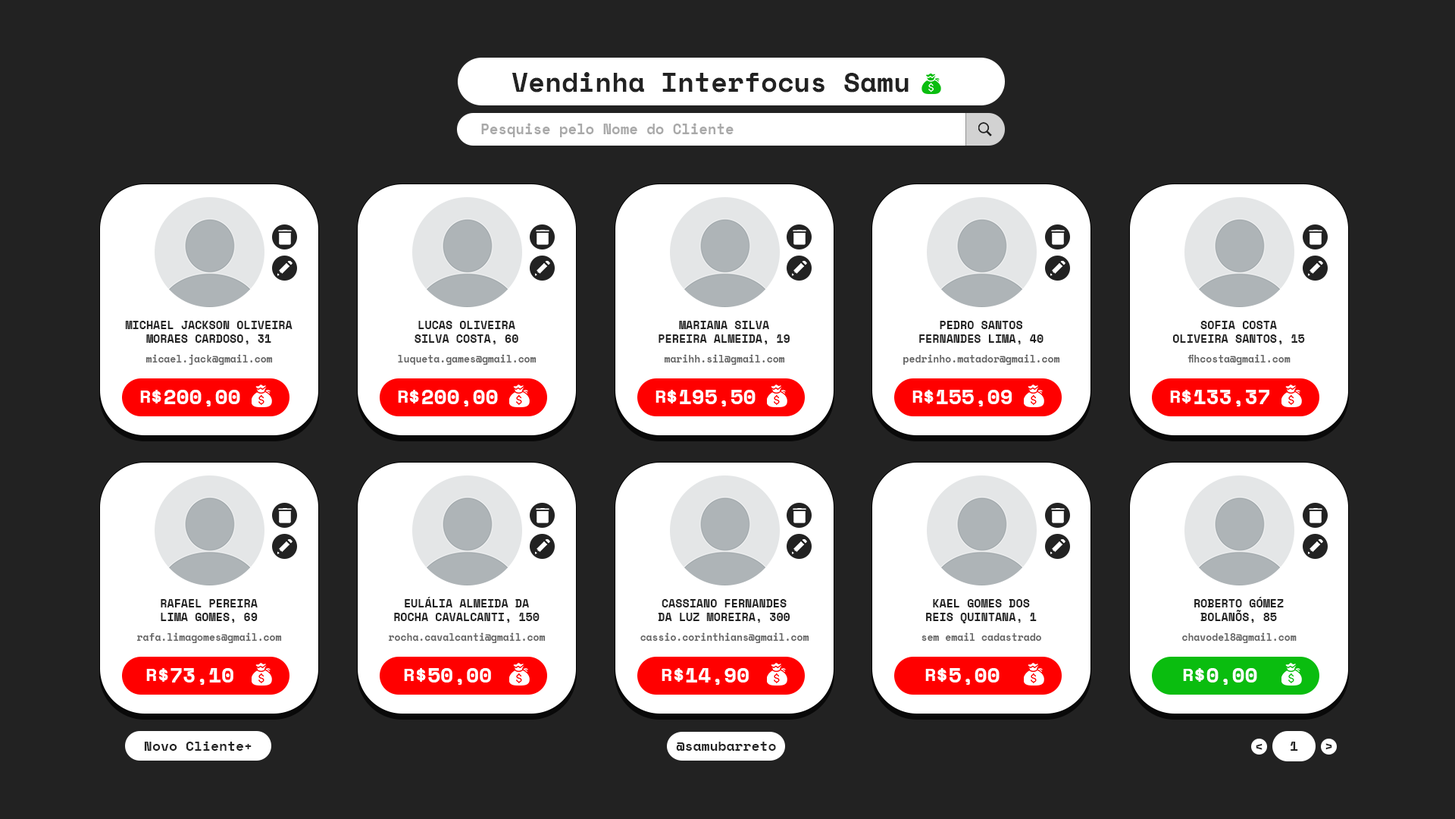
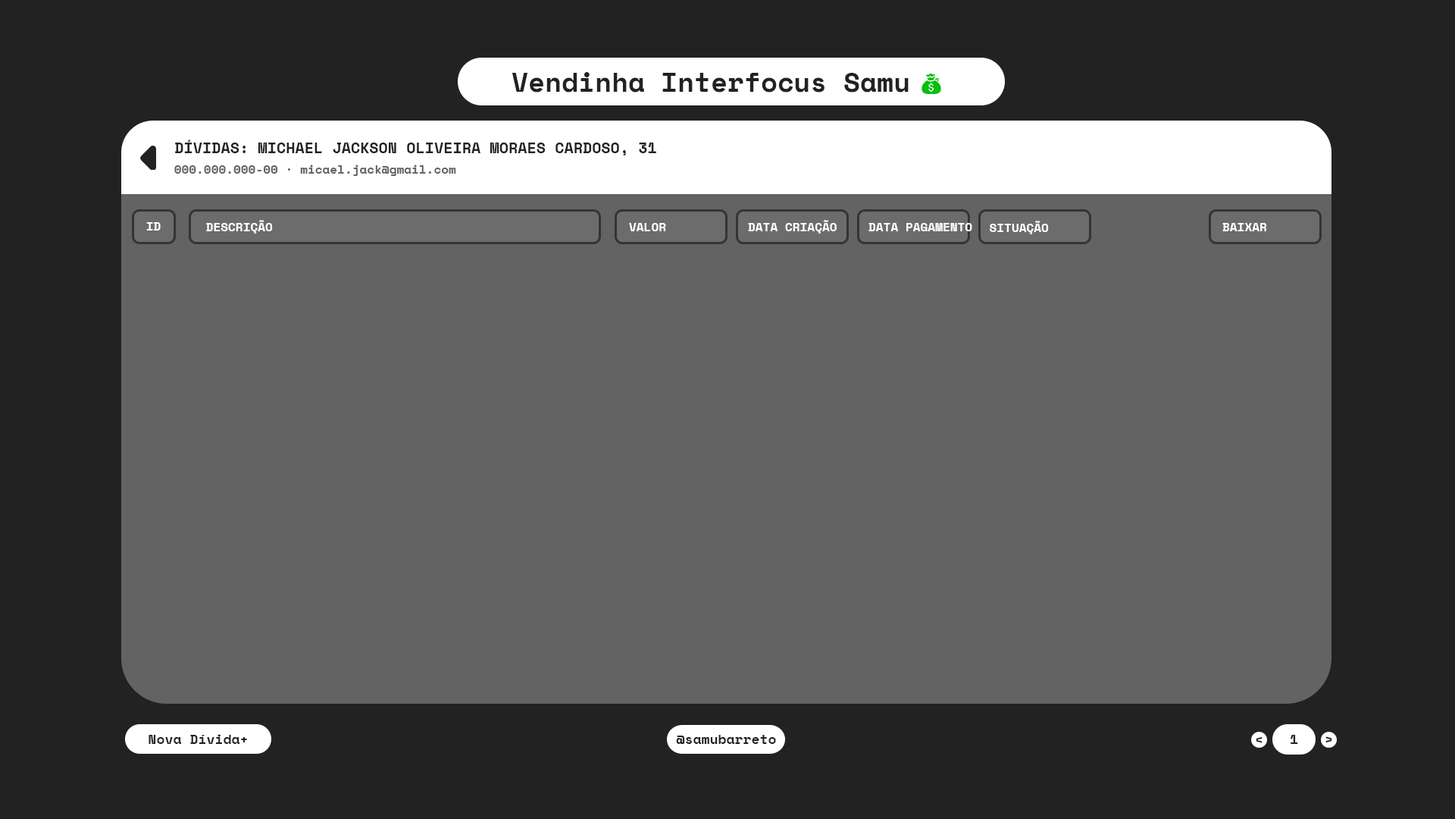
Layer changes from the first 1455px x 819px image to the second:
added group "divida-cliente" with 41 layers above "main-clientes" over [left=99, top=112, right=1350, bottom=762]
added group "h2-titulo-tabela" with 7 layers in group "divida-cliente" over [left=99, top=112, right=1350, bottom=762]
added group "seta volta" with 2 layers in group "h2-titulo-tabela" over [left=99, top=112, right=1350, bottom=762]
added layer "Preenchimento de Cor 3" in group "seta volta" over [left=99, top=112, right=1350, bottom=762]
added group "dados cliente" with 2 layers in group "h2-titulo-tabela" over [left=174, top=139, right=657, bottom=176]
added layer "NOME IDADE" in group "dados cliente" over [left=175, top=139, right=657, bottom=156]
added layer "Retângulo Arredondado 11" in group "h2-titulo-tabela" over [left=121, top=120, right=1332, bottom=185]
added group "tabela" with 16 layers in group "divida-cliente" over [left=121, top=152, right=1332, bottom=704]
added group "cabecalho" with 14 layers in group "tabela" over [left=131, top=209, right=1322, bottom=245]
added layer "Retângulo Arredondado 14 cópia 4" in group "cabecalho" over [left=1208, top=209, right=1322, bottom=245]
added layer "Retângulo Arredondado 13" in group "cabecalho" over [left=188, top=209, right=602, bottom=245]
added layer "fundo-tabela" in group "tabela" over [left=121, top=152, right=1332, bottom=704]
added group "insert" (1st of 2, in "divida-cliente") with 2 layers in group "divida-cliente" over [left=125, top=723, right=272, bottom=754]
added layer "Retângulo Arredondado 9" (1st of 2, in "divida-cliente" › "insert") in group "insert" over [left=125, top=723, right=272, bottom=754]
hid group "main-clientes" (209 layers) over [left=99, top=112, right=1350, bottom=762]
moved "header-clientes" into group "main-clientes" over [left=99, top=112, right=1350, bottom=762]
…and 29 more changes (28 added, 1 painted)
